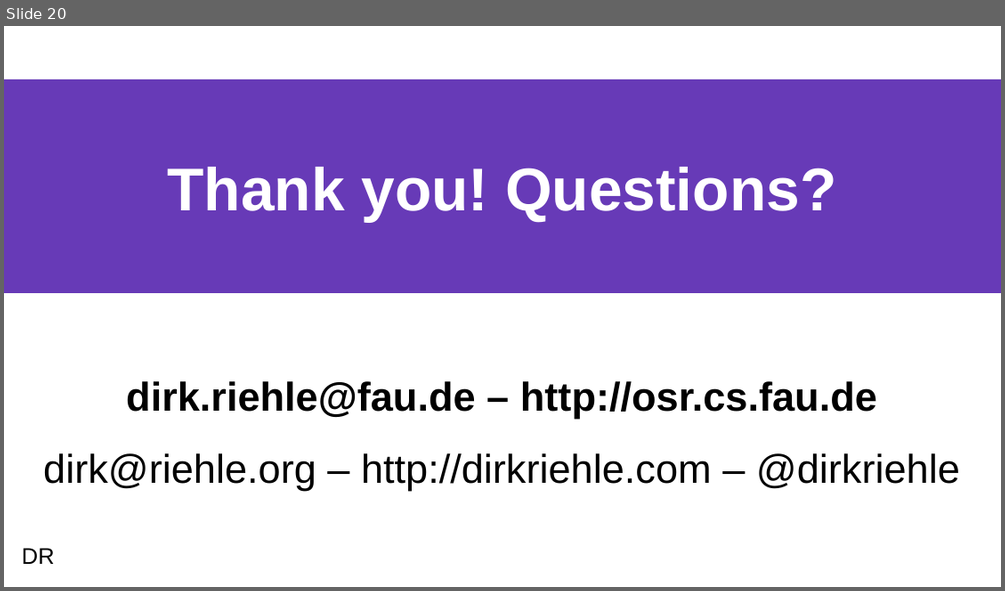
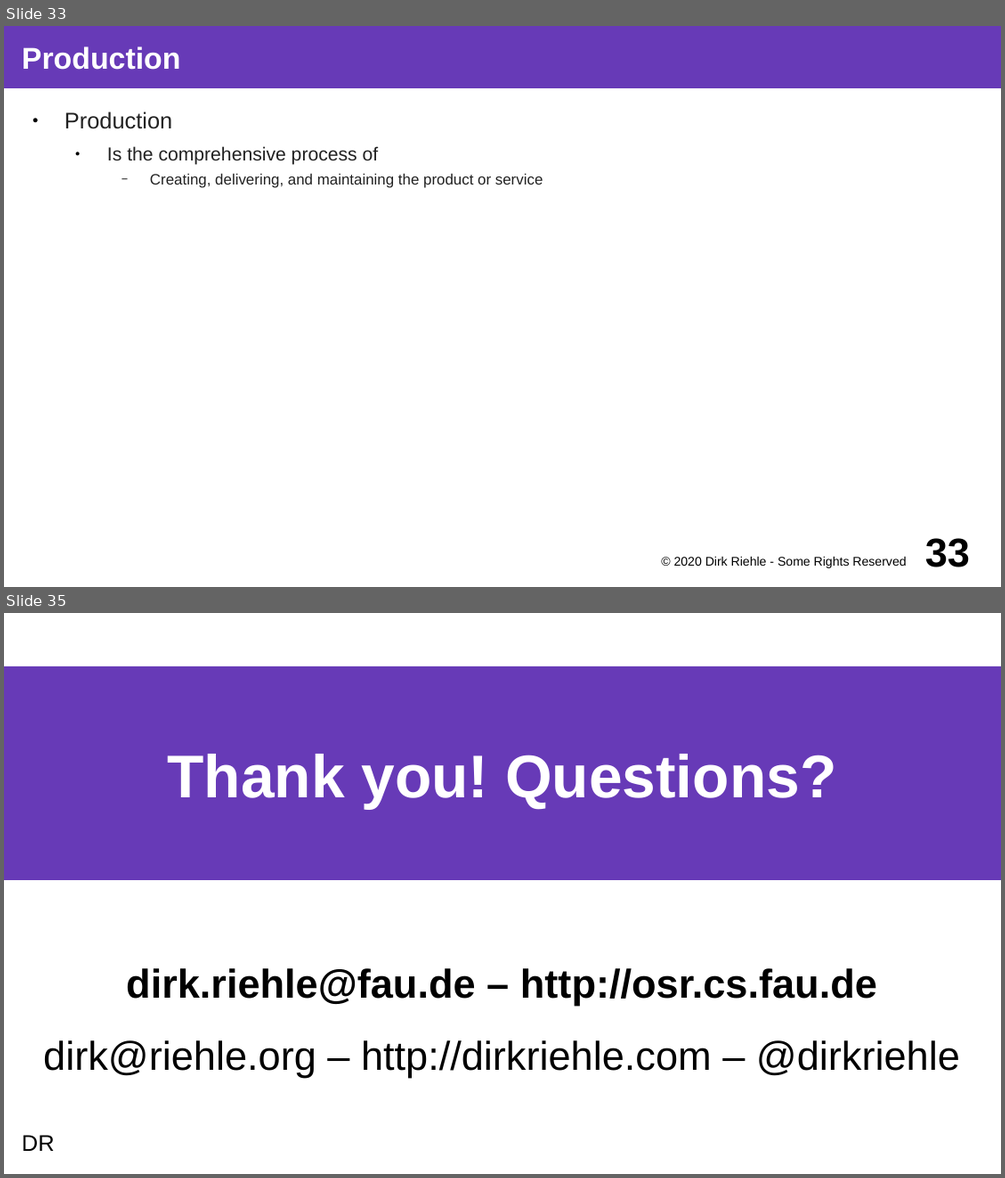
Before and after one commit to dirkriehle/coss-course, a slide deck: Lecture slides/COSS B04 - Business Models.odp. Shown one above the other, each under a label of ours: slide 20 before the commit, slides 33 and 35 after it; the slides between them are not shown. The pictures are 1005x591 and 1005x1178 pixels, drawn with LibreOffice and Linux fonts; fonts in the diff are those of the drawing. Boxes give left, top, right and bottom in pixels: in the first picture for what was removed or moved away, otherwise in the second. Text is boxed around its words. In the diff, an @@ line names an element or a change of style, - is before the commit and + after.

Commit message:
Working on the business model section before returning to the startup search process.

```diff
--- a/Lecture slides/COSS B04 - Business Models.odp
+++ b/Lecture slides/COSS B04 - Business Models.odp
@@ slide 33 added at box(4, 26, 1001, 587), background #FFFFFF @@
@@ title added at box(4, 26, 1001, 88), fill #673AB7, 24 pt, text #FFFFFF, bold @@
+Production
@@ text added at box(65, 111, 543, 188), 12 pt, text #212121 @@
+● Production
+  ● Is the comprehensive process of
+    − Creating, delivering, and maintaining the product or service
@@ text added at box(674, 556, 906, 568), 10 pt, text #000000 @@
+© 2020 Dirk Riehle - Some Rights Reserved
@@ page number added at box(925, 538, 970, 567), 32 pt, text #000000, bold @@
+33
@@ what was slide 20 is now slide 35 @@
```
Also in this commit, not shown: 14 other slides added, 1 other file.
